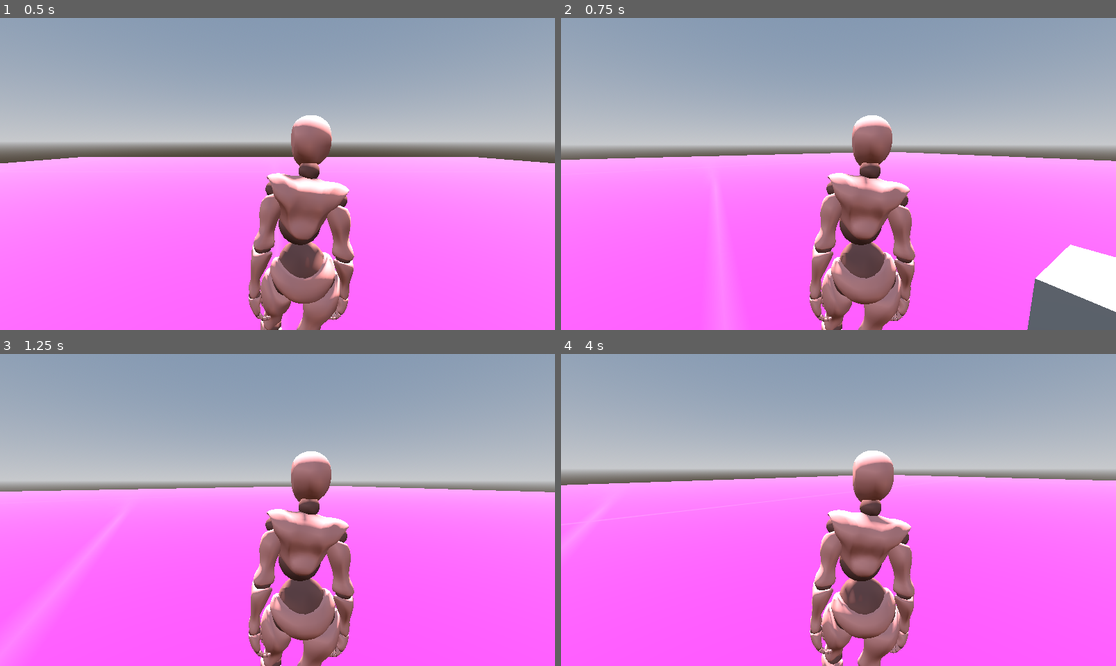
Above: before the commit, frames 1-4 (two rows, left to right).
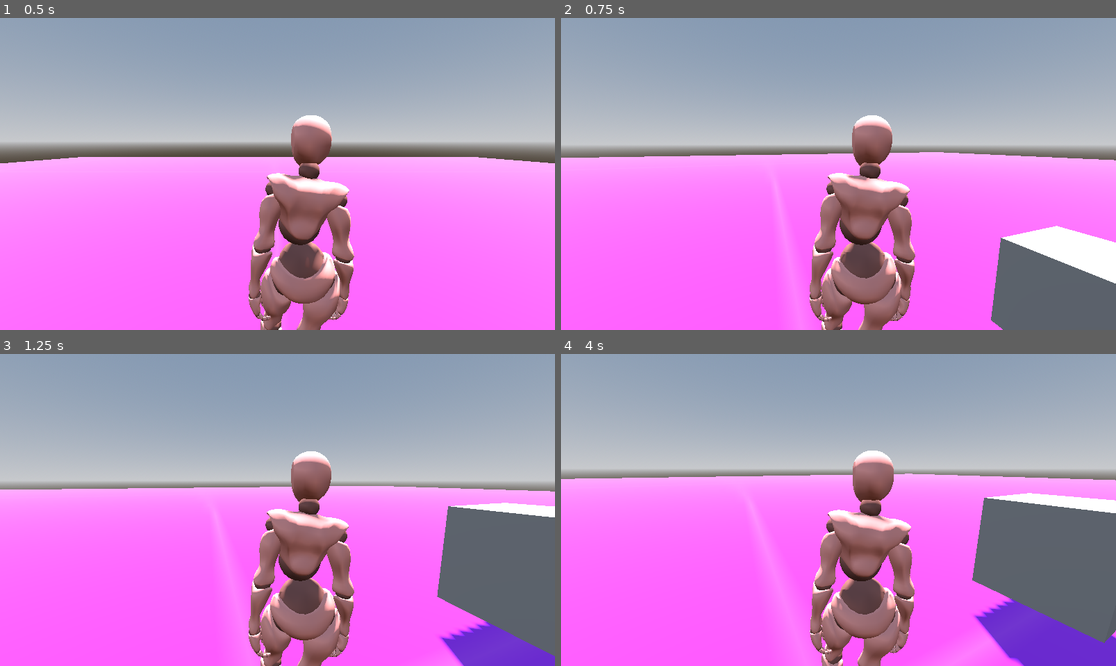
Above: after the commit, the same moments.

Repository: Sudo-Victor-Victory/3rdperson_rogue
Game: Godot game, scene res://Scenes/game_world.tscn
Same seed, same stepped clock (60 frames per second), same inputs: the game is played once before the commit and once after it.
Inputs (mouse positions are in pixels of both pictures, inside the frame that each line leads up to):
- Up to frame 1 (0.5 s): no input
- Up to frame 2 (0.75 s): tap Enter (ui_accept) at 0.5 s; move the mouse to (866, 174) at 0.52 s; hold Up (ui_up) from 0.53 s (still down)
- Up to frame 3 (1.25 s): keep holding Up (ui_up); tap Enter (ui_accept) at 0.77 s
- Up to frame 4 (4 s): keep holding Up (ui_up); move the mouse to (810, 510) at 1.27 s; tap Enter (ui_accept) at 1.52, 3.02, 3.77 s; move the mouse to (849, 503) at 2.02 s; move the mouse to (832, 516) at 2.77 s; move the mouse to (877, 513) at 3.52 s

Frame 1 is identical in both runs. In frame 2, 6.1% of the frame differs, in the area x 0-100%, y 34-100%; in frame 3, 12%; in frame 4, 16%.

Commit message:
Changed controls to WASD in project settings

Diff:
--- a/Scenes/player.tscn
+++ b/Scenes/player.tscn
@@ -8,6 +8,7 @@
 
 [node name="Player" type="CharacterBody3D"]
 script = ExtResource("1_nqhyy")
+horizontal_sensitivity = 0.3
 vertical_sensitivity = 0.3
 
 [node name="CollisionShape3D" type="CollisionShape3D" parent="."]
--- a/Scripts/player.gd
+++ b/Scripts/player.gd
@@ -29,7 +29,7 @@
 
 	# Get the input direction and handle the movement/deceleration.
 	# As good practice, you should replace UI actions with custom gameplay actions.
-	var input_dir = Input.get_vector("ui_left", "ui_right", "ui_up", "ui_down")
+	var input_dir = Input.get_vector("left", "right", "forward", "backward")
 	var direction = (transform.basis * Vector3(input_dir.x, 0, input_dir.y)).normalized()
 	if direction:
 		velocity.x = direction.x * SPEED
--- a/project.godot
+++ b/project.godot
@@ -15,6 +15,29 @@
 config/features=PackedStringArray("4.2", "GL Compatibility")
 config/icon="res://icon.svg"
 
+[input]
+
+forward={
+"deadzone": 0.5,
+"events": [Object(InputEventKey,"resource_local_to_scene":false,"resource_name":"","device":-1,"window_id":0,"alt_pressed":false,"shift_pressed":false,"ctrl_pressed":false,"meta_pressed":false,"pressed":false,"keycode":0,"physical_keycode":87,"key_label":0,"unicode":119,"echo":false,"script":null)
+]
+}
+backward={
+"deadzone": 0.5,
+"events": [Object(InputEventKey,"resource_local_to_scene":false,"resource_name":"","device":-1,"window_id":0,"alt_pressed":false,"shift_pressed":false,"ctrl_pressed":false,"meta_pressed":false,"pressed":false,"keycode":0,"physical_keycode":83,"key_label":0,"unicode":115,"echo":false,"script":null)
+]
+}
+left={
+"deadzone": 0.5,
+"events": [Object(InputEventKey,"resource_local_to_scene":false,"resource_name":"","device":-1,"window_id":0,"alt_pressed":false,"shift_pressed":false,"ctrl_pressed":false,"meta_pressed":false,"pressed":false,"keycode":0,"physical_keycode":65,"key_label":0,"unicode":97,"echo":false,"script":null)
+]
+}
+right={
+"deadzone": 0.5,
+"events": [Object(InputEventKey,"resource_local_to_scene":false,"resource_name":"","device":-1,"window_id":0,"alt_pressed":false,"shift_pressed":false,"ctrl_pressed":false,"meta_pressed":false,"pressed":false,"keycode":0,"physical_keycode":68,"key_label":0,"unicode":100,"echo":false,"script":null)
+]
+}
+
 [rendering]
 
 renderer/rendering_method="gl_compatibility"
